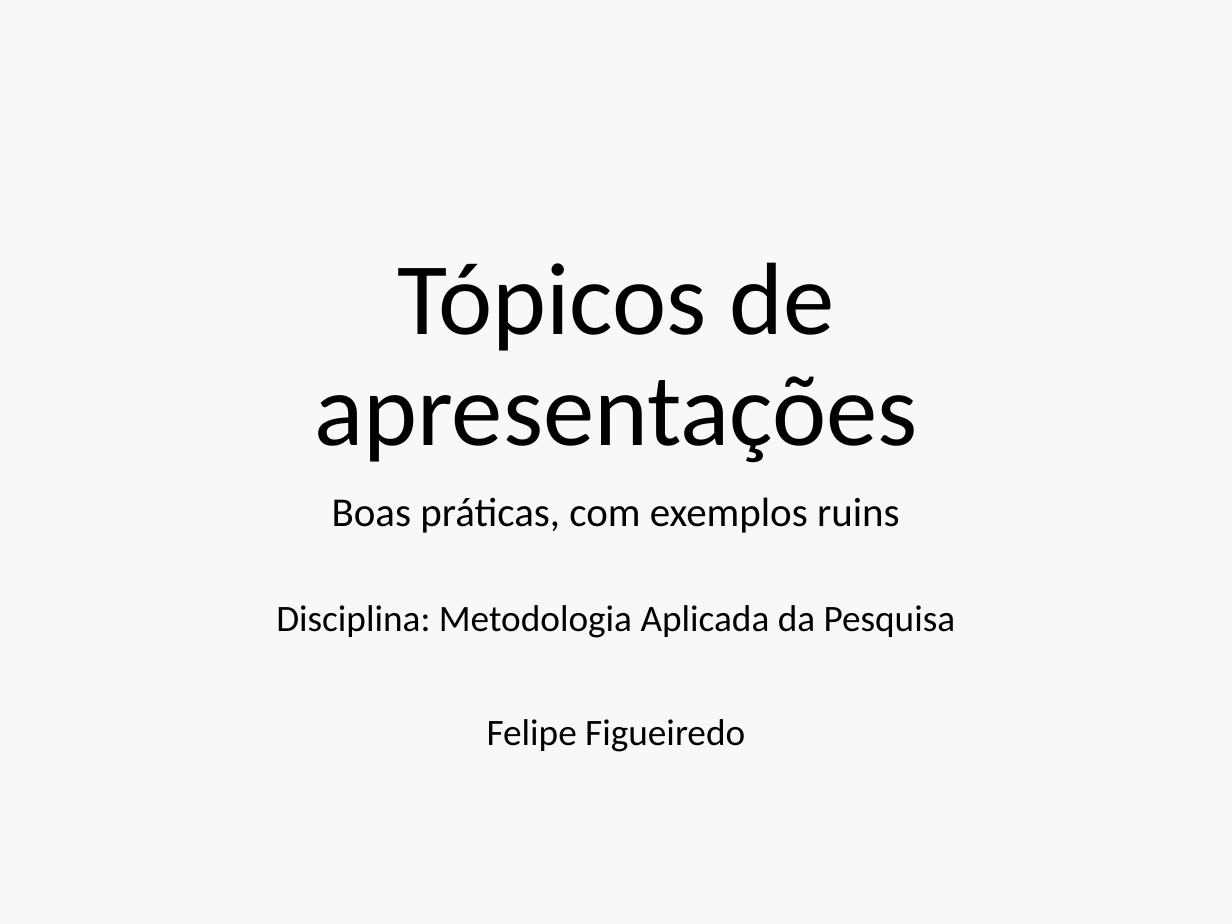
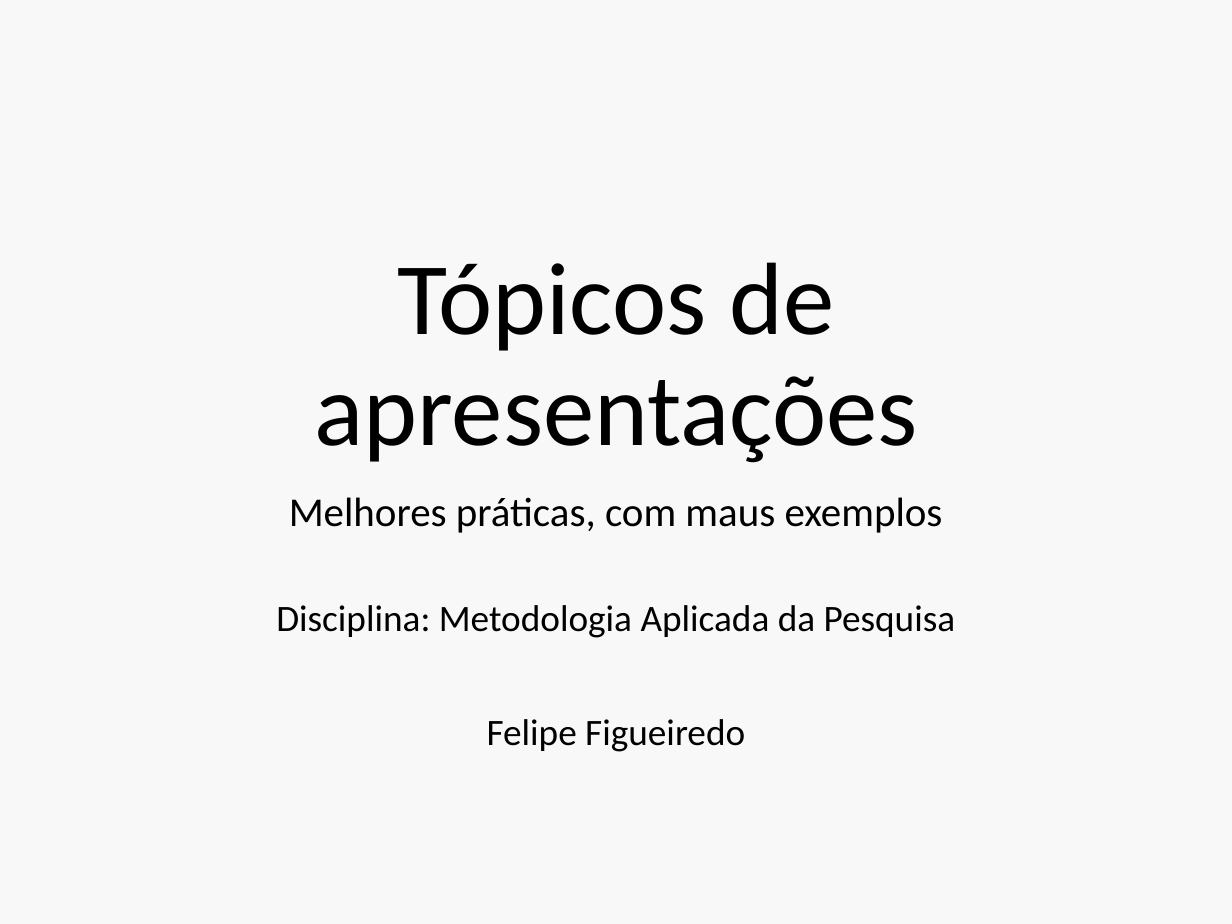
Before and after one commit to philsf/Metodologia_Cientifica, a slide deck: slide 2 of INTO/Aulas/MC-Topicos de Apresentacoes.pptx. Drawn at 1232x924 pixels with LibreOffice and Linux fonts; fonts in the diff are those of the drawing. Boxes give left, top, right and bottom in pixels: in the first picture for what was removed or moved away, otherwise in the second. Text is boxed around its words. In the diff, an @@ line names an element or a change of style, - is before the commit and + after.

```diff
--- a/INTO/Aulas/MC-Topicos de Apresentacoes.pptx
+++ b/INTO/Aulas/MC-Topicos de Apresentacoes.pptx
@@ text at [289,497,943,533]: text changed @@
-Boas práticas, com exemplos ruins
+Melhores práticas, com maus exemplos
```
Also in this commit, not shown: 9 other slides changed, 16 slides added.
